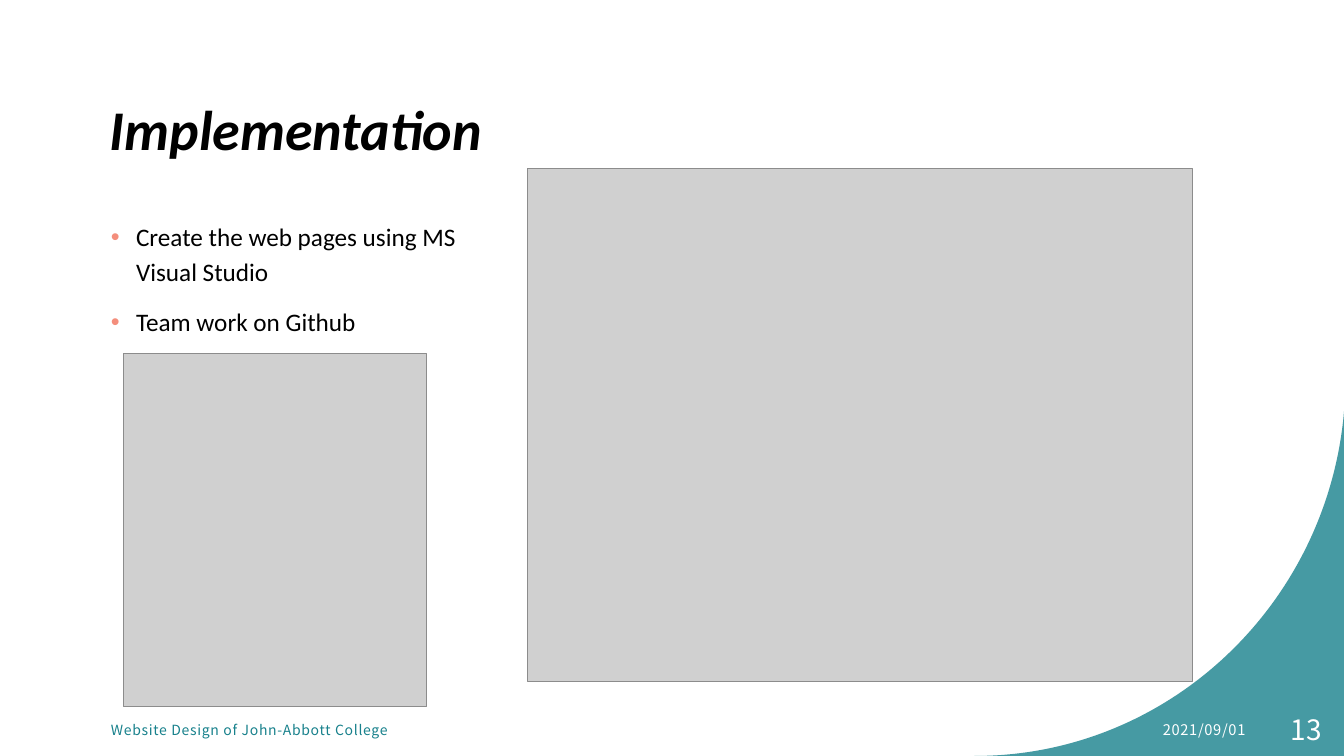
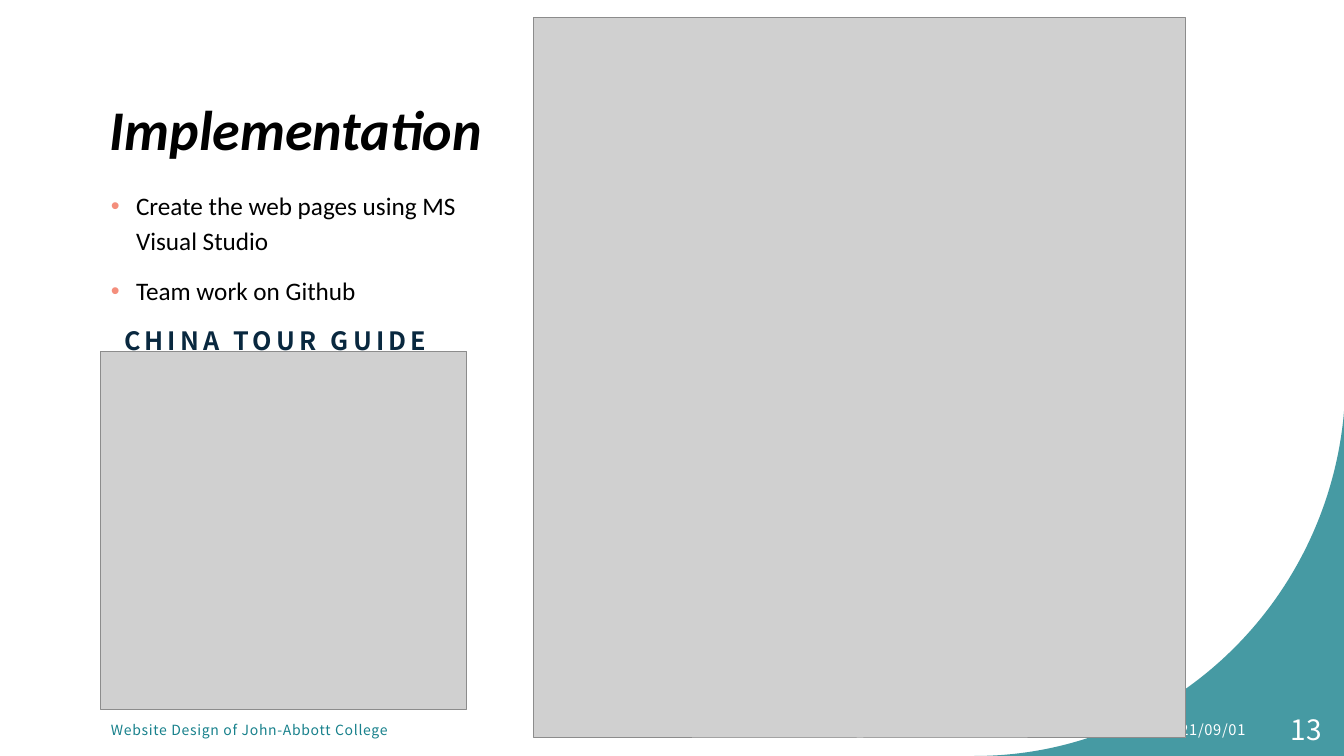
Before and after one commit to MikentGuo/Project_Tour, a slide deck: slide 13 of docs/Website Design for tourist attraction.pptx. Drawn at 1344x756 pixels with LibreOffice and Linux fonts; fonts in the diff are those of the drawing; grey boxes stand for pictures. Boxes give left, top, right and bottom in pixels: in the first picture for what was removed or moved away, otherwise in the second. Text is boxed around its words. In the diff, an @@ line names an element or a change of style, - is before the commit and + after.

```diff
--- a/docs/Website Design for tourist attraction.pptx
+++ b/docs/Website Design for tourist attraction.pptx
@@ picture: place and size @@
-picture at (527, 169, 1193, 682)
+picture at (534, 18, 1187, 738)
@@ text "Create the web pages using ...": place and size @@
-text "Create the web pages using ..." at (136, 228, 455, 331)
+text "Create the web pages using ..." at (136, 197, 455, 300)
@@ picture: place and size @@
-picture at (123, 354, 426, 707)
+picture at (101, 351, 467, 709)
@@ text added at (124, 331, 426, 356), 18 pt, text #09283F, bold @@
+CHINA TOUR GUIDE
```
Also in this commit, not shown: 2 other slides changed, 1 slide added.
